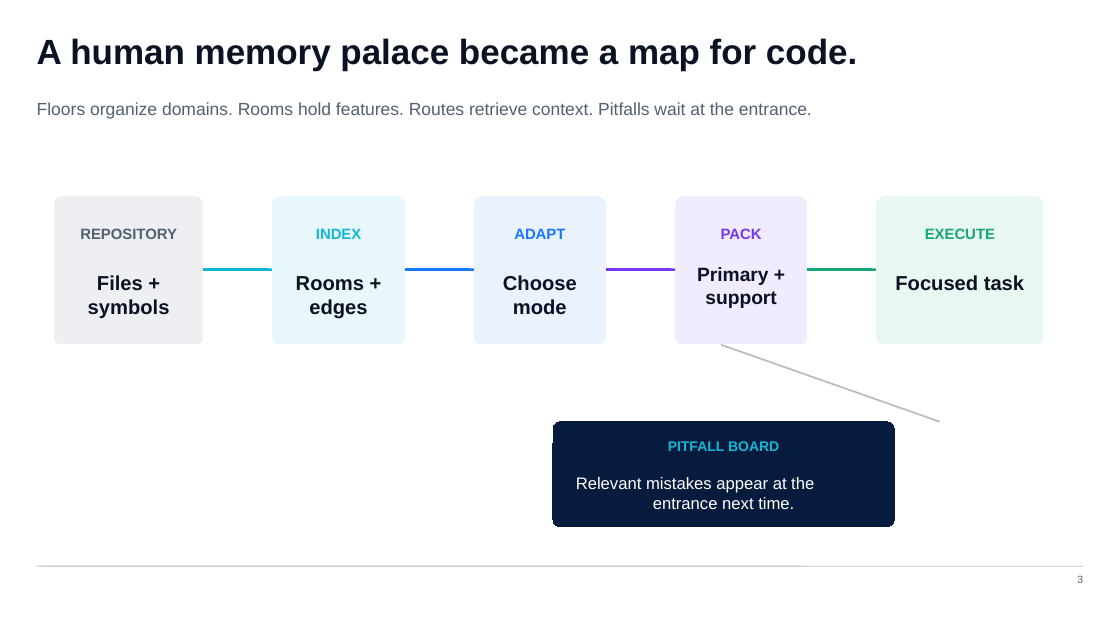
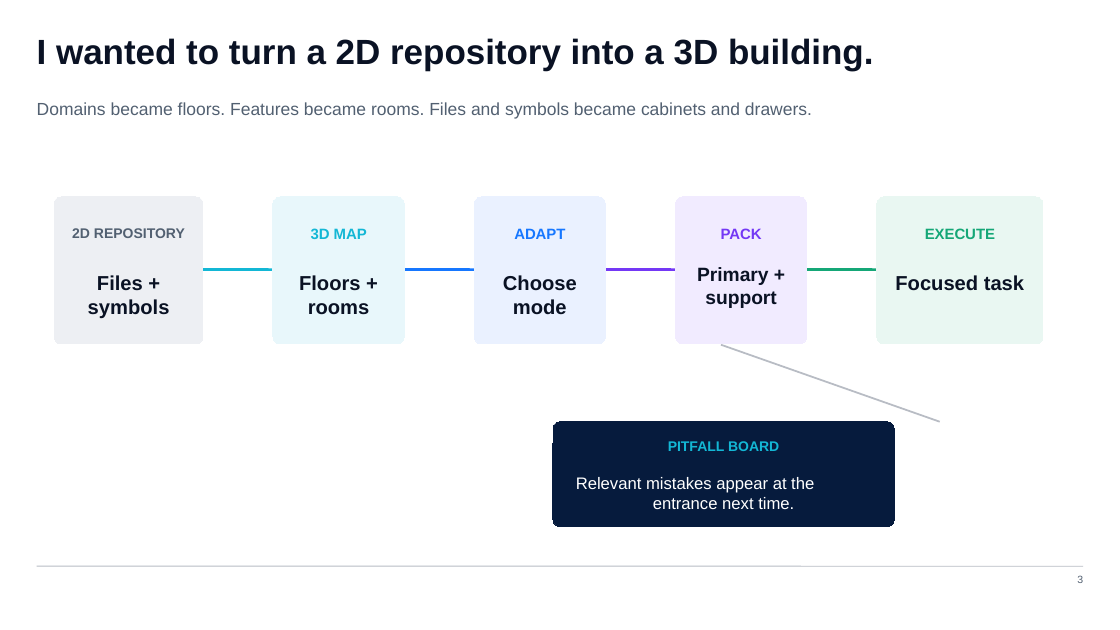
Before and after one commit to lohchanhin/vertex-palace, a slide deck: slide 3 of outputs/vertex-palace-build-week-demo.pptx. Drawn at 1120x630 pixels with LibreOffice and Linux fonts; fonts in the diff are those of the drawing. Boxes give left, top, right and bottom in pixels: in the first picture for what was removed or moved away, otherwise in the second. Text is boxed around its words. In the diff, an @@ line names an element or a change of style, - is before the commit and + after.

```diff
--- a/outputs/vertex-palace-build-week-demo.pptx
+++ b/outputs/vertex-palace-build-week-demo.pptx
@@ text at [37,38,873,71]: text changed @@
-A human memory palace became a map for code.
+I wanted to turn a 2D repository into a 3D building.
@@ text at [37,102,812,119]: text changed @@
-Floors organize domains. Rooms hold features. Routes retrieve context. Pitfalls wait at the entrance.
+Domains became floors. Features became rooms. Files and symbols became cabinets and drawers.
@@ text at [72,228,185,238]: text changed; size 12.8 to 12 pt @@
-REPOSITORY
+2D REPOSITORY
@@ text at [311,228,367,239]: text changed @@
-INDEX
+3D MAP
@@ text at [299,275,370,315]: text changed @@
-Rooms + edges
+Floors + rooms
```
Also in this commit, not shown: 1 other file.
